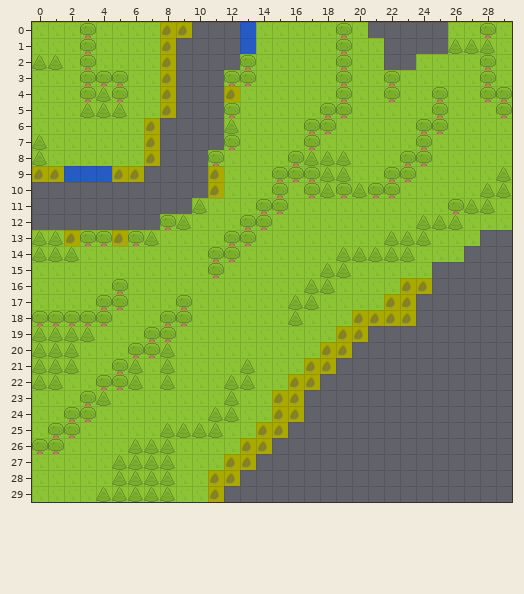
Tiled map: assets/map/map.tmx. The picture above is the old version.
Cells are 16x16 px. Shown: x 0..29, y 0..29.
Now the later version:
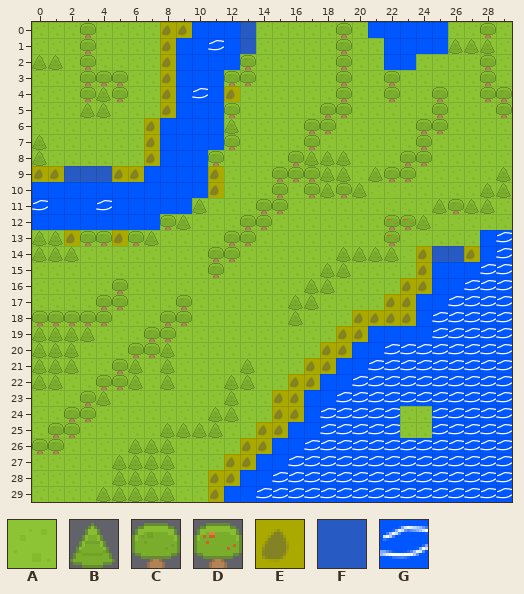
Key: from "spritesheet": A 0, B 1, C 3, D 4, E 5, F 6, G 7.
_ is an empty cell, . an unchanged one.
Tiles of an added or newly shown layer are drawn over the layers below it.
See-through tiles are keyed as they look on the map.
The author wrote: Delete unnecessary layer of the map
The edit:
--- layer "Grass"
@@ x 24..26 @@
-14 AAA
-15 A..
+14 ___
+15 _..
@@ x 23..24 @@
-24 __
-25 __
+24 AA
+25 AA
--- layer "Water" (now shown)
@@ x 0..29 @@
- 0 ..........___........_____....
- 1 .........____.........____....
- 2 .........____.........__......
- 3 .........___..................
- 4 .........___..................
- 5 .........___..................
- 6 ........____..................
- 7 ........____..................
- 8 ........___...................
- 9 .......____...................
-10 ___________...................
-11 __________....................
-12 ________......................
-13 ............................__
-14 ............................__
-15 ........................._____
-16 ........................._____
-17 ........................______
-18 ........................______
-19 ....................._________
-20 ....................__________
-21 ...................___________
-22 ..................____________
-23 ................._____________
-24 .................______.._____
-25 ................_______.._____
-26 ..............._______________
-27 ..............________________
-28 ............._________________
-29 ............__________________
+ 0 ..........FFF........FFFFF....
+ 1 .........FFGF.........FFFF....
+ 2 .........FFFF.........FF......
+ 3 .........FFF..................
+ 4 .........FGF..................
+ 5 .........FFF..................
+ 6 ........FFFF..................
+ 7 ........FFFF..................
+ 8 ........FFF...................
+ 9 .......FFFF...................
+10 FFFFFFFFFFF...................
+11 GFFFGFFFFF....................
+12 FFFFFFFF......................
+13 ............................FG
+14 ............................FG
+15 .........................FFFGG
+16 .........................FFGGG
+17 ........................FFGGGG
+18 ........................FGGGGG
+19 .....................FFFFGGGGG
+20 ....................FFGGGGGGGG
+21 ...................FFGGGGGGGGG
+22 ..................FFGGGGGGGGGG
+23 .................FFGGGGGGGGGGG
+24 .................FGGGGG..GGGGG
+25 ................FFGGGGG..GGGGG
+26 ...............FFGGGGGGGGGGGGG
+27 ..............FFGGGGGGGGGGGGGG
+28 .............FFGGGGGGGGGGGGGGG
+29 ............FFGGGGGGGGGGGGGGGG
--- layer "Shore"
@@ x 25..26 @@
-14 __
+14 FF
--- layer "Obstacles"
@@ x 5..5 @@
- 5 B
+ 5 _
@@ x 21..27 @@
- 9 _......
-10 CC.....
-11 ...._..
-12 .__.BB.
-13 .BBB...
-14 ..B_.._
-15 ..._...
+ 9 B......
+10 __.....
+11 ....B..
+12 .DD.__.
+13 .D__...
+14 .._E..E
+15 ...E...
Where, in picture pixels (left, top, right, bottom), the same in both pictures:
changed: (32, 22, 512, 502)
